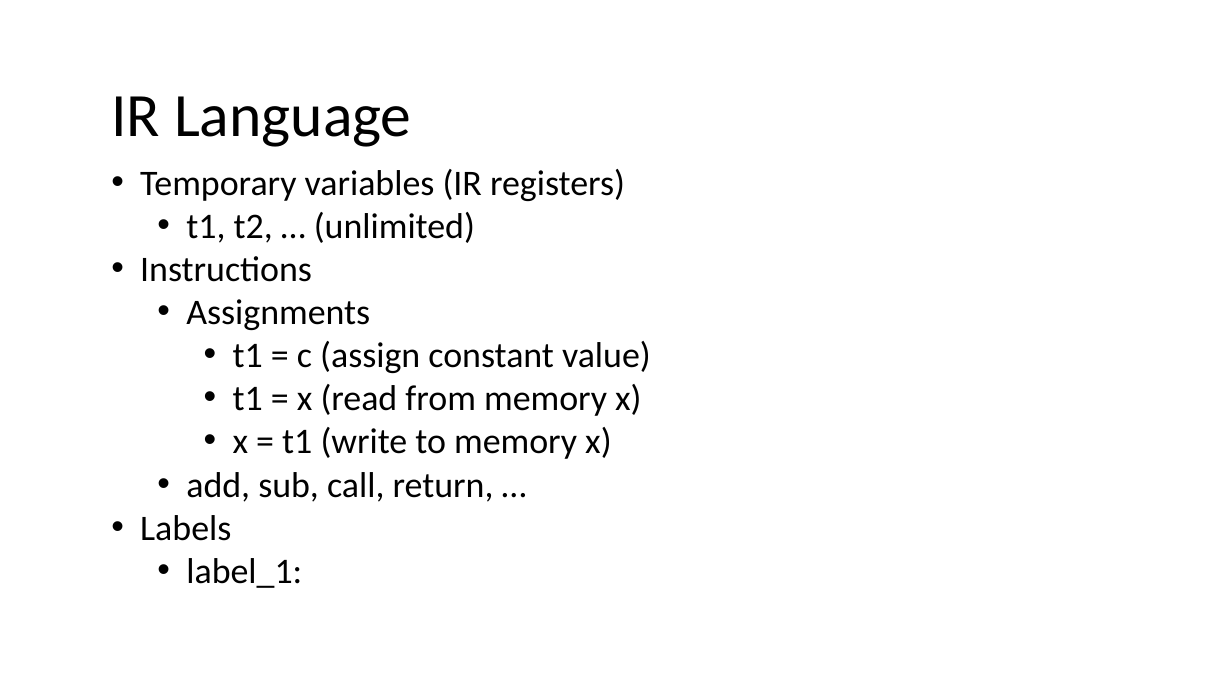
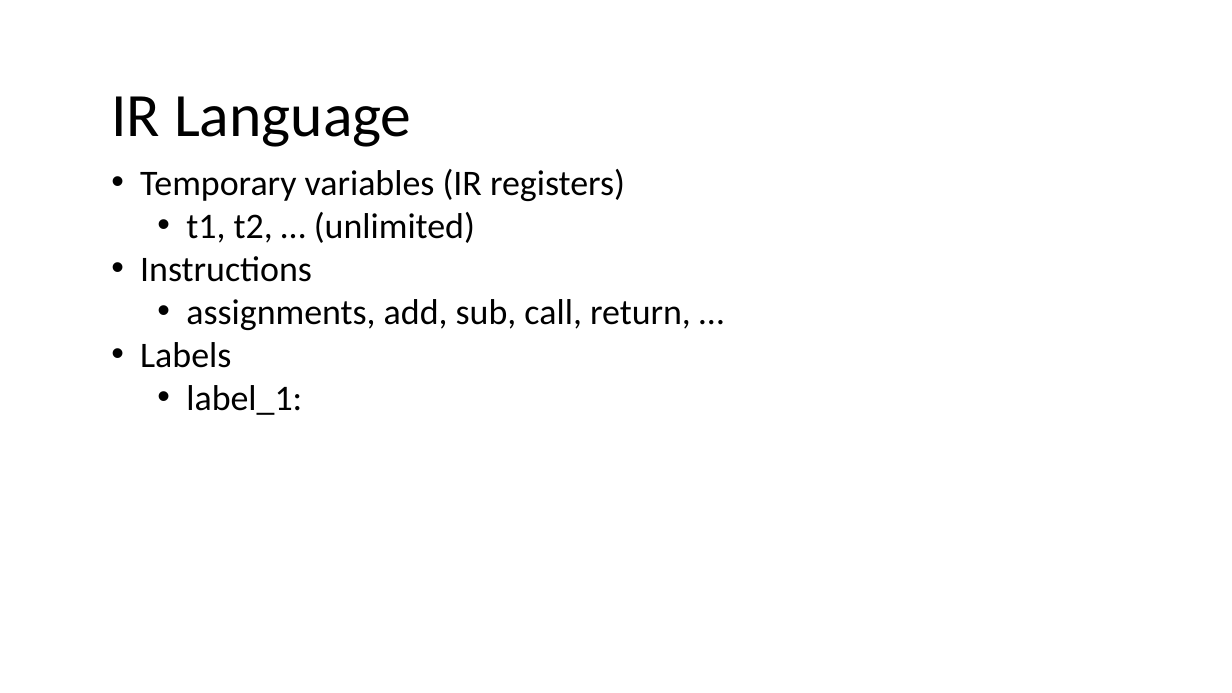
Before and after one commit to nivshani/compilation, a slide deck: slide 3 of slides/IR.pptx. Drawn at 1232x693 pixels with LibreOffice and Linux fonts; fonts in the diff are those of the drawing. Boxes give left, top, right and bottom in pixels: in the first picture for what was removed or moved away, otherwise in the second. Text is boxed around its words. In the diff, an @@ line names an element or a change of style, - is before the commit and + after.

```diff
--- a/slides/IR.pptx
+++ b/slides/IR.pptx
@@ text at (x1=186, y1=299, x2=691, y2=330): text changed @@
-  • Assignments
-    • t1 = c (assign constant value)
-    • t1 = x (read from memory x)
-    • x = t1 (write to memory x)
-  • add, sub, call, return, …
+  • assignments, add, sub, call, return, …
```
Also in this commit, not shown: 33 other slides changed, 16 slides added, 2 slides removed, 1 other file.
